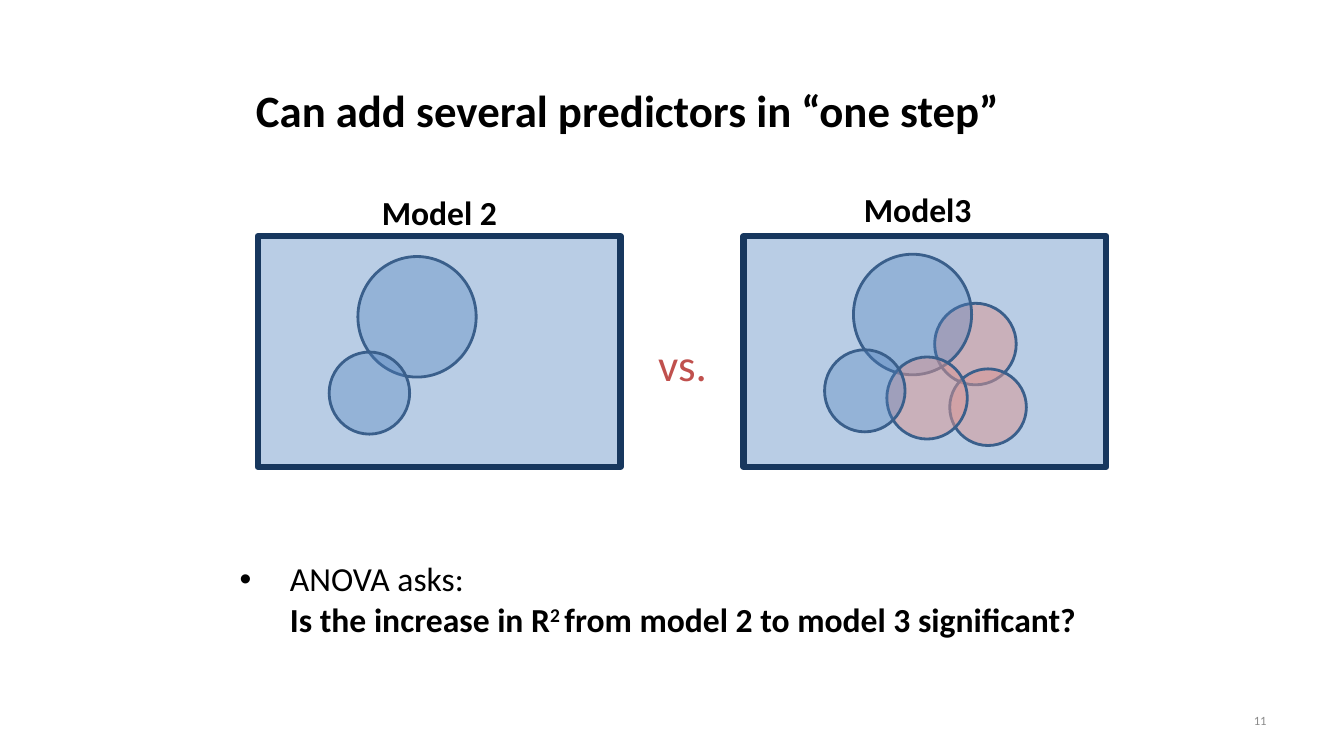
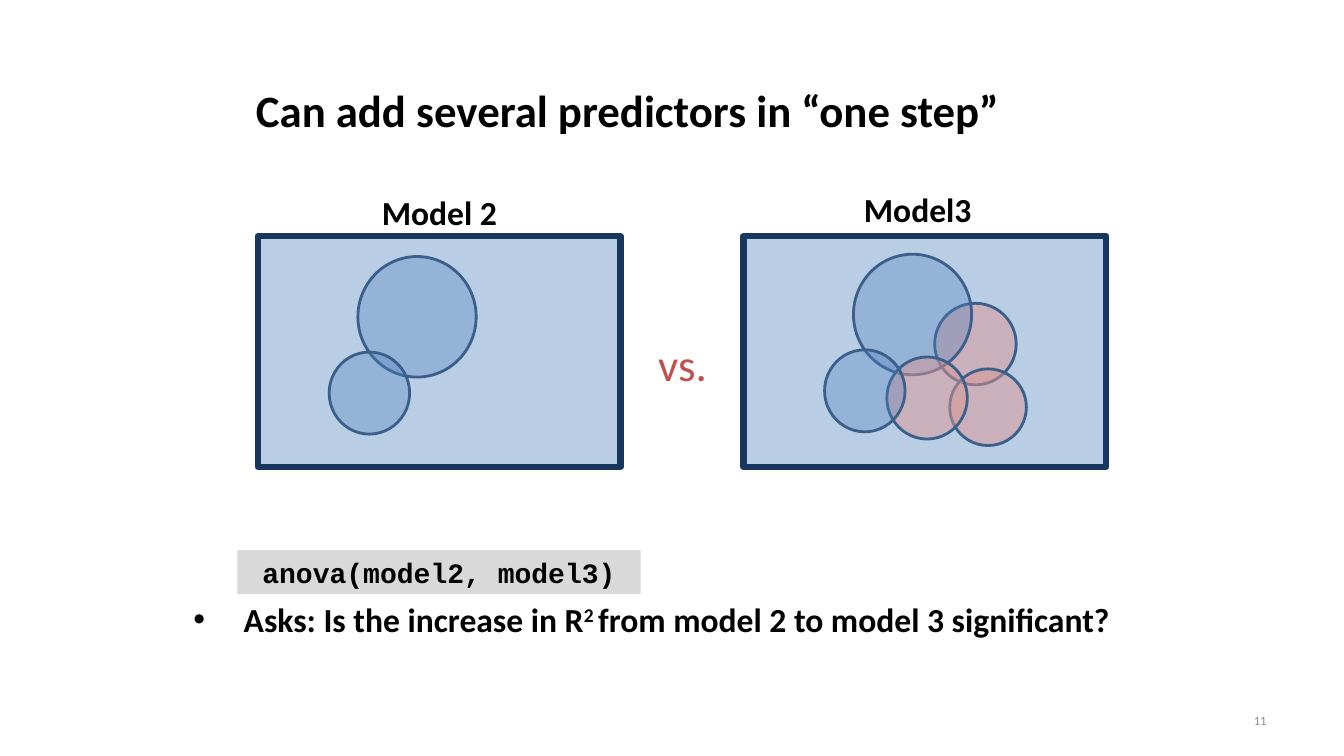
Before and after one commit to chrisjberry/datafluencyCB, a slide deck: slide 11 of docs/slides/PSYC753_Chris2.pptx. Drawn at 1344x756 pixels with LibreOffice and Linux fonts; fonts in the diff are those of the drawing. Boxes give left, top, right and bottom in pixels: in the first picture for what was removed or moved away, otherwise in the second. Text is boxed around its words. In the diff, an @@ line names an element or a change of style, - is before the commit and + after.

```diff
--- a/docs/slides/PSYC753_Chris2.pptx
+++ b/docs/slides/PSYC753_Chris2.pptx
@@ rectangle added at (238, 551, 641, 595), fill #D9D9D9, 20 pt, text #000000, bold @@
+anova(model2, model3)
@@ text at (244, 608, 1110, 638): text changed @@
-• ANOVA asks:
-  Is the increase in R2 from model 2 to model 3 significant?
+• Asks: Is the increase in R2 from model 2 to model 3 significant?
```
Also in this commit, not shown: 10 other slides changed, 1 other file.
